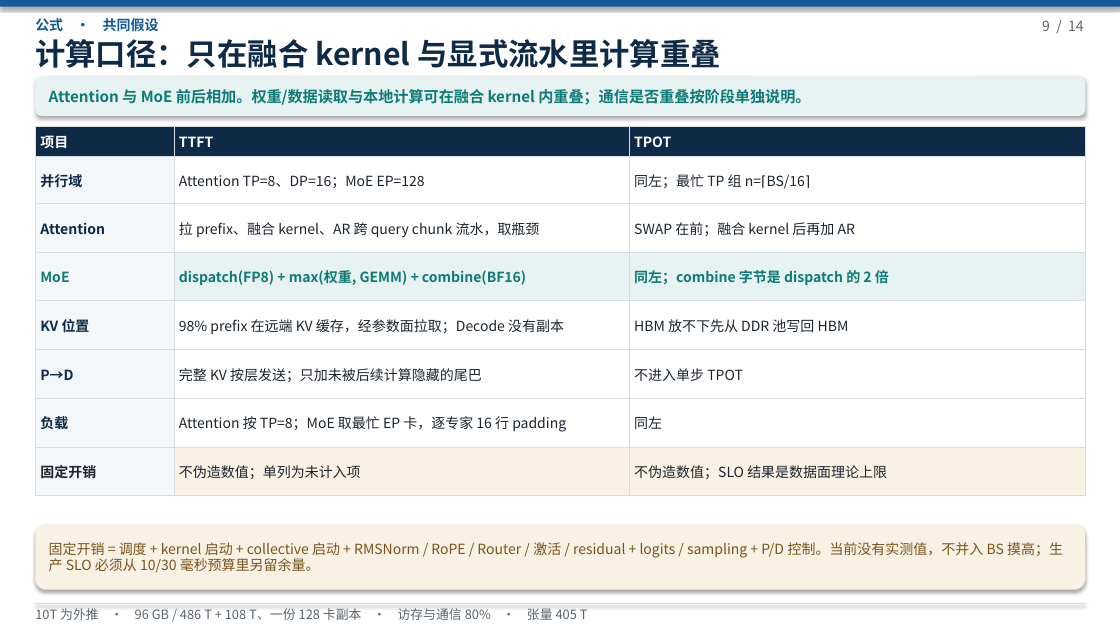
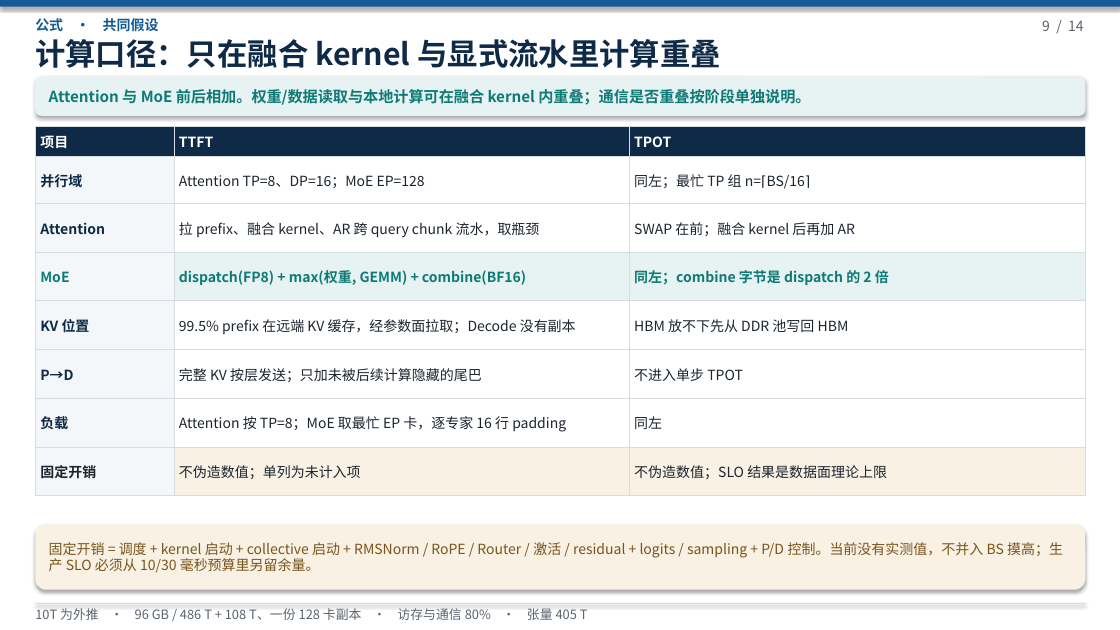
Before and after one commit to 69515164-rgb/UCL-MPComm, a slide deck: slide 9 of docs/deepseek-96g-slo.pptx. Drawn at 1120x630 pixels with LibreOffice and Linux fonts; fonts in the diff are those of the drawing. Boxes give left, top, right and bottom in pixels: in the first picture for what was removed or moved away, otherwise in the second. Text is boxed around its words. In the diff, an @@ line names an element or a change of style, - is before the commit and + after.

```diff
--- a/docs/deepseek-96g-slo.pptx
+++ b/docs/deepseek-96g-slo.pptx
@@ table at (35,126,1086,496) @@
-row 5, column 2: 98% prefix 在远端 KV 缓存，经参数面拉取；Decode 没有副本
+row 5, column 2: 99.5% prefix 在远端 KV 缓存，经参数面拉取；Decode 没有副本
```
Also in this commit, not shown: 5 other slides changed, 2 other files.
